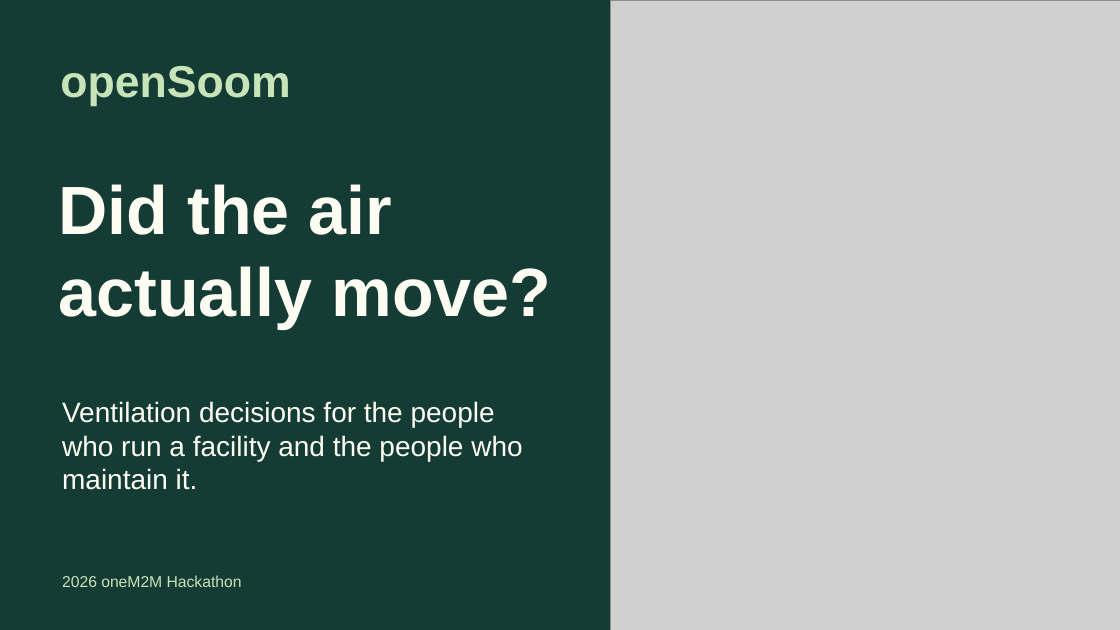
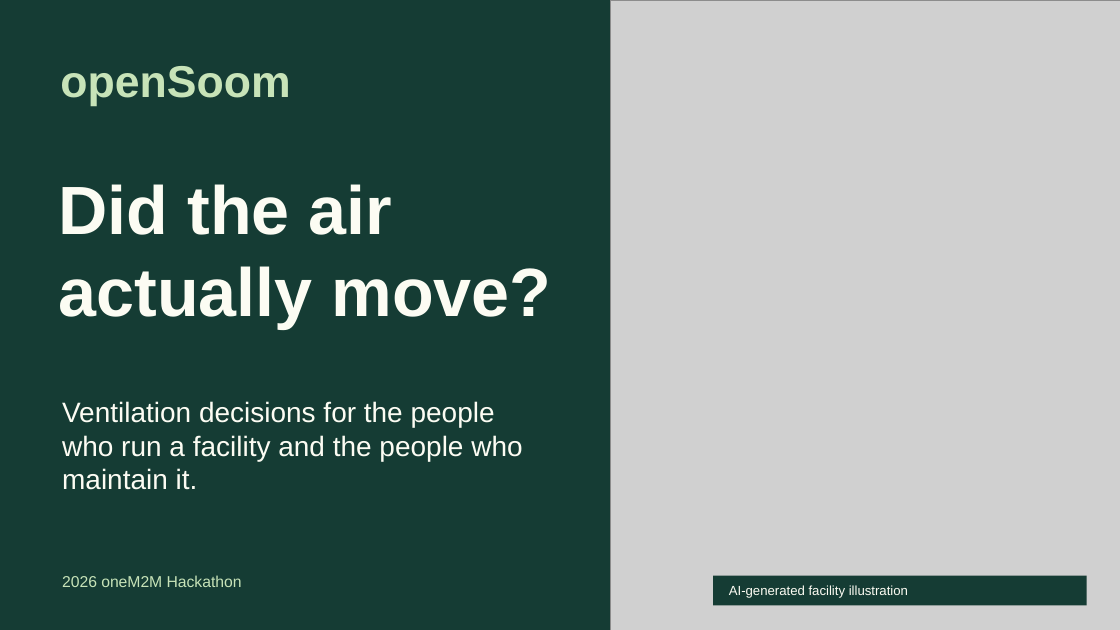
Before and after one commit to openSoom/openSoom, a slide deck: slide 1 of deliverables/presentation/openSoom-evaluation.pptx. Drawn at 1120x630 pixels with LibreOffice and Linux fonts; fonts in the diff are those of the drawing; grey boxes stand for pictures. Boxes give left, top, right and bottom in pixels: in the first picture for what was removed or moved away, otherwise in the second. Text is boxed around its words. In the diff, an @@ line names an element or a change of style, - is before the commit and + after.

```diff
--- a/deliverables/presentation/openSoom-evaluation.pptx
+++ b/deliverables/presentation/openSoom-evaluation.pptx
@@ rectangle added at [713, 576, 1087, 605], fill #153C34 @@
@@ text added at [729, 585, 908, 598], 11.2 pt, text #FCFCF3 @@
+AI-generated facility illustration
```
Also in this commit, not shown: 3 other slides changed, 3 slides added, 3 slides removed, 42 other files.
